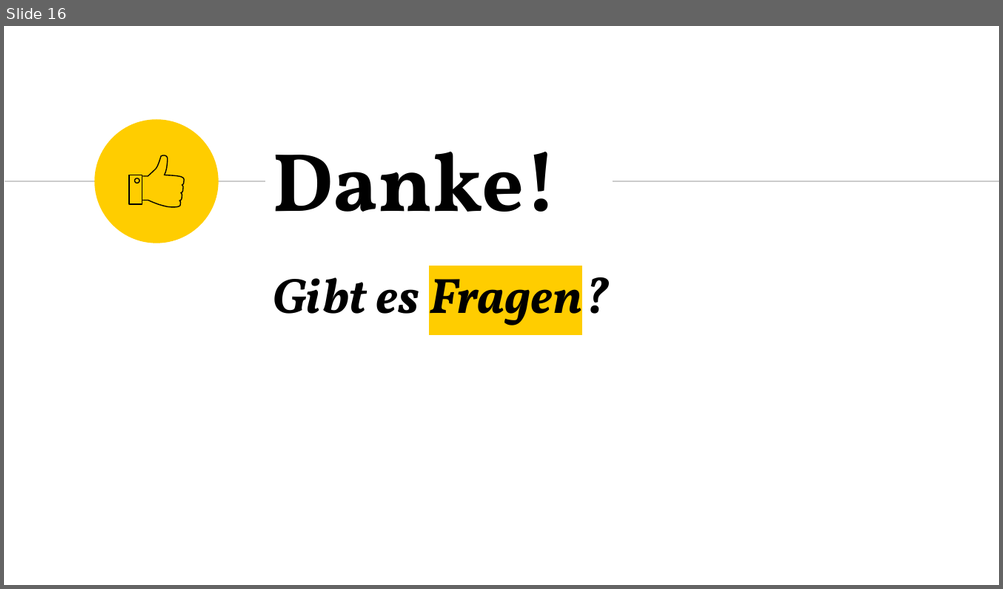
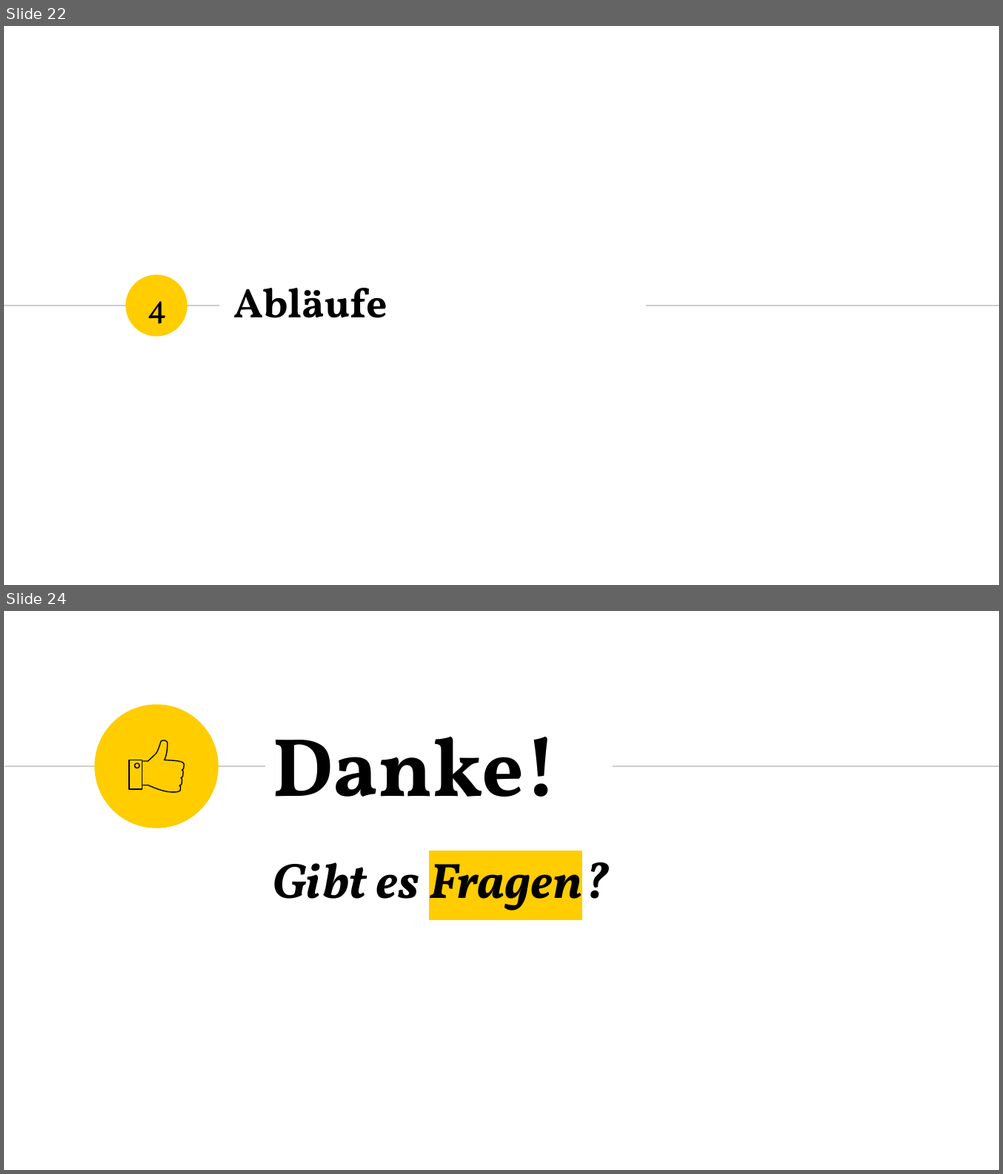
Before and after one commit to marcelherd/OOT-Projekt, a slide deck: Design/Milestone-Presentation.pptx. Shown one above the other, each under a label of ours: slide 16 before the commit, slides 22 and 24 after it; the slides between them are not shown. The pictures are 1003x589 and 1003x1174 pixels, drawn with LibreOffice and Linux fonts; fonts in the diff are those of the drawing. Boxes give left, top, right and bottom in pixels: in the first picture for what was removed or moved away, otherwise in the second. Text is boxed around its words. In the diff, an @@ line names an element or a change of style, - is before the commit and + after.

```diff
--- a/Design/Milestone-Presentation.pptx
+++ b/Design/Milestone-Presentation.pptx
@@ slide 22 added at [4, 26, 999, 585], background #FFFFFF @@
@@ ellipse added at [125, 275, 187, 336], fill #FFCD00 @@
@@ title added at [234, 288, 387, 318], 30 pt, text #000000, bold @@
+Abläufe
@@ line added from (4, 306) to (219, 306), #CCCCCC 0.75 pt @@
@@ text added at [147, 301, 167, 324], 24 pt, text #000000 @@
+4
@@ line added from (646, 306) to (999, 306), #CCCCCC 0.75 pt @@
@@ what was slide 16 is now slide 24 @@
```
Also in this commit, not shown: 8 slides changed, 8 other slides added, 1 slide removed, 1 other file.
